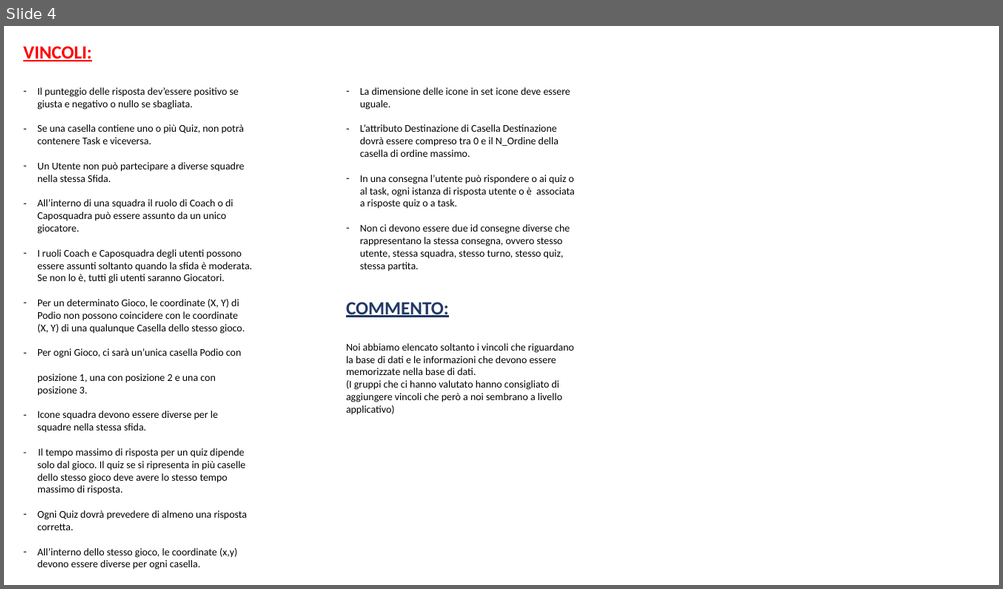
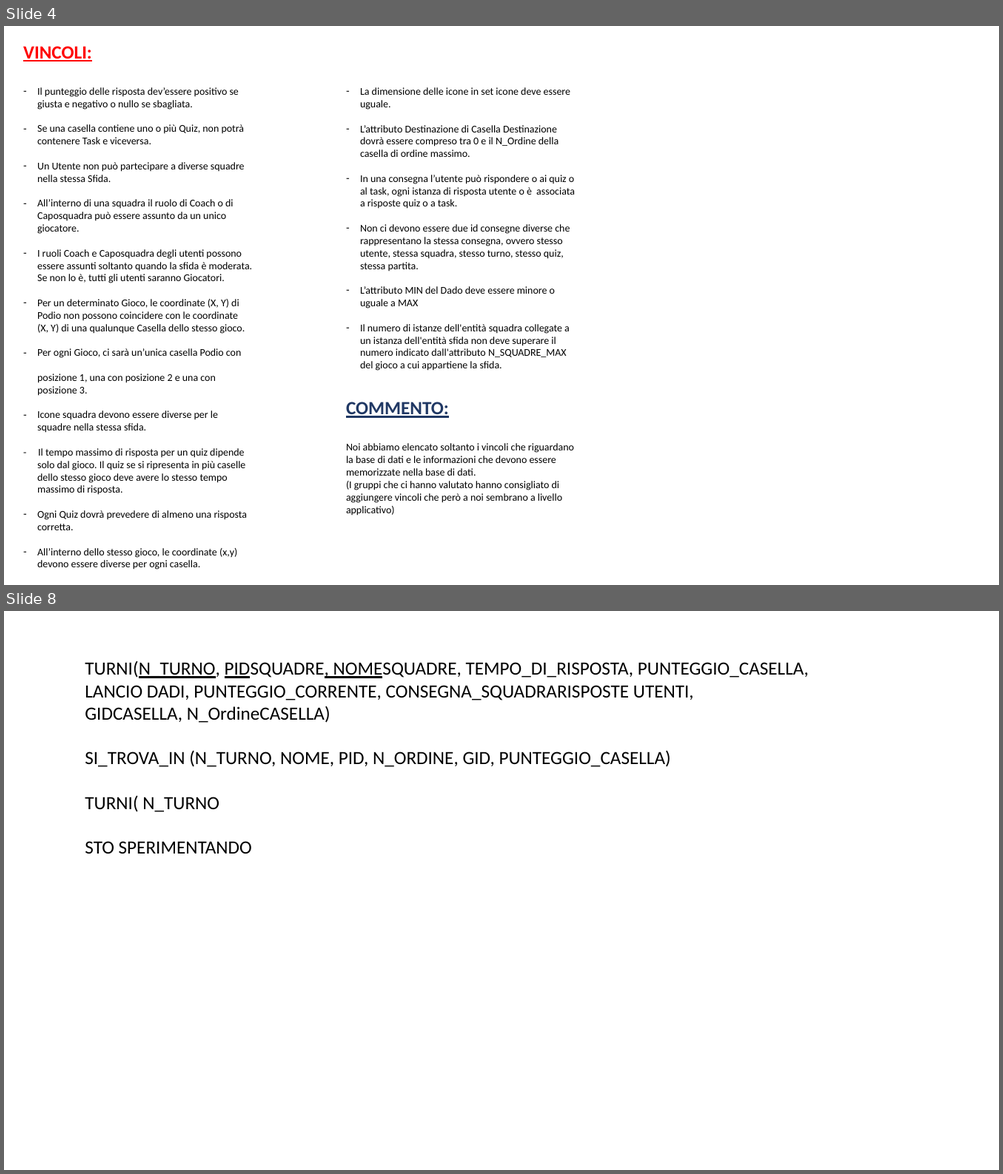
Before and after one commit to DavideGit-cs/BD_Progetto_Gruppo11, a slide deck: Vincoli_Domini_BDProgetto_finale.pptx. Shown one above the other, each under a label of ours: slide 4 before the commit, slides 4 and 8 after it; the slides between them are not shown. The pictures are 1003x589 and 1003x1174 pixels, drawn with LibreOffice and Linux fonts; fonts in the diff are those of the drawing. Boxes give left, top, right and bottom in pixels: in the first picture for what was removed or moved away, otherwise in the second. Text is boxed around its words. In the diff, an @@ line names an element or a change of style, - is before the commit and + after.

```diff
--- a/Vincoli_Domini_BDProgetto_finale.pptx
+++ b/Vincoli_Domini_BDProgetto_finale.pptx
@@ slide 8 added at (4,611,999,1170), background #FFFFFF @@
@@ text added at (85,661,808,854), 18 pt, text #000000 @@
+TURNI(N_TURNO, PIDSQUADRE, NOMESQUADRE, TEMPO_DI_RISPOSTA, PUNTEGGIO_CASELLA, LANCIO DADI, PUNTEGGIO_CORRENTE, CONSEGNA_SQUADRARISPOSTE UTENTI, GIDCASELLA, N_OrdineCASELLA)
+SI_TROVA_IN (N_TURNO, NOME, PID, N_ORDINE, GID, PUNTEGGIO_CASELLA)
+TURNI( N_TURNO
+STO SPERIMENTANDO
@@ slide 4 changed as well @@
@@ text at (360,286,569,371): paragraphs added @@
+– L’attributo MIN del Dado deve essere minore o uguale a MAX
+– Il numero di istanze dell'entità squadra collegate a un istanza dell'entità sfida non deve superare il numero indicato dall'attributo N_SQUADRE_MAX del gioco a cui appartiene la sfida.
@@ text "COMMENTO:": place and size @@
-text "COMMENTO:" at (346,302,574,415)
+text "COMMENTO:" at (346,402,574,516)
```
Also in this commit, not shown: 2 other slides changed, 14 other slides added, 1 slide removed, 1 other file.
